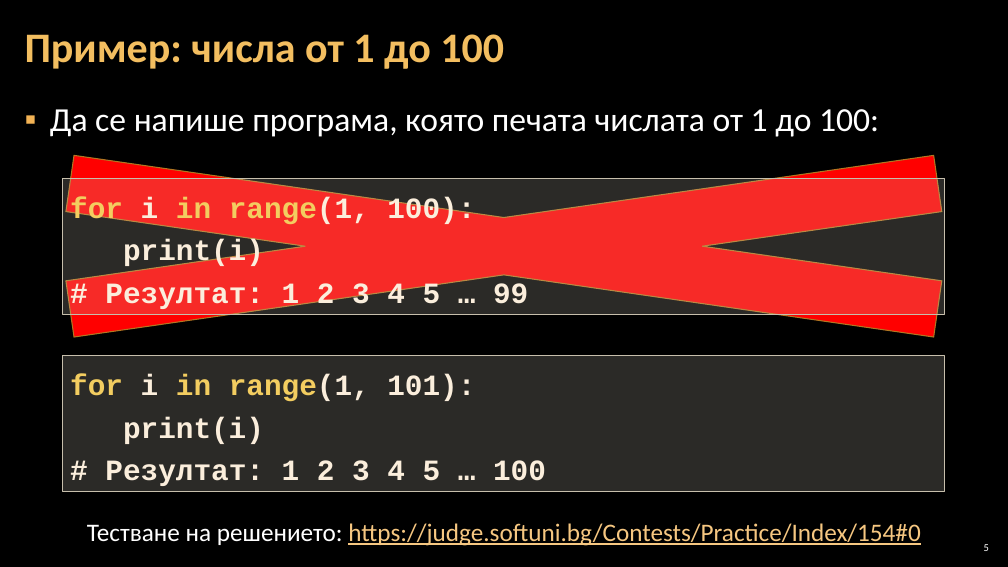
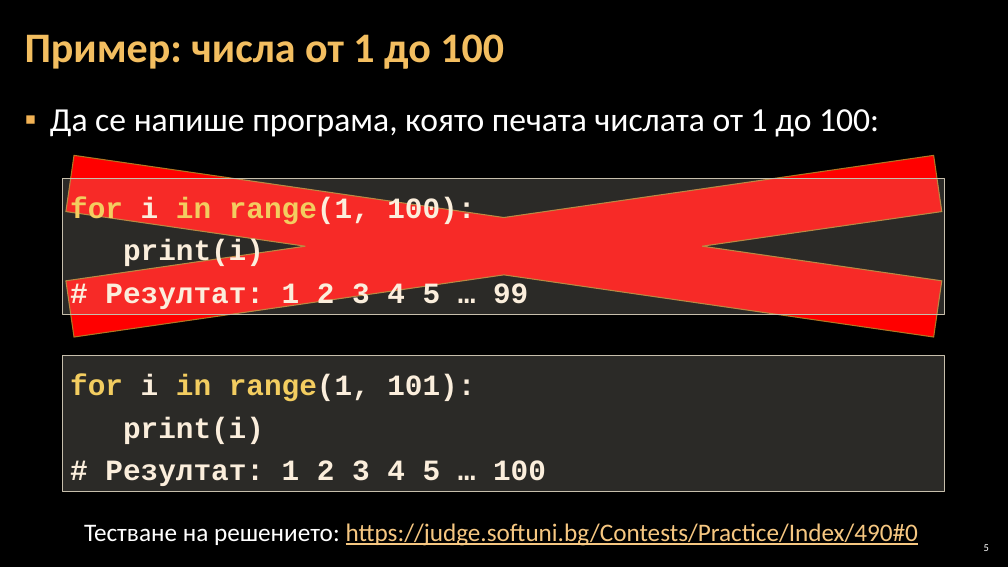
Before and after one commit to Software-University/Python-Basics, a slide deck: slide 5 of 5. Loops/5. Loops.pptx. Drawn at 1008x567 pixels with LibreOffice and Linux fonts; fonts in the diff are those of the drawing; background and template pictures are left out. Boxes give left, top, right and bottom in pixels: in the first picture for what was removed or moved away, otherwise in the second. Text is boxed around its words. In the diff, an @@ line names an element or a change of style, - is before the commit and + after.

```diff
--- a/5. Loops/5. Loops.pptx
+++ b/5. Loops/5. Loops.pptx
@@ text at [84, 523, 918, 546]: text changed @@
-Тестване на решението: https://judge.softuni.bg/Contests/Practice/Index/154#0
+Тестване на решението: https://judge.softuni.bg/Contests/Practice/Index/490#0
```
Also in this commit, not shown: 6 other slides changed, 4 other files.
